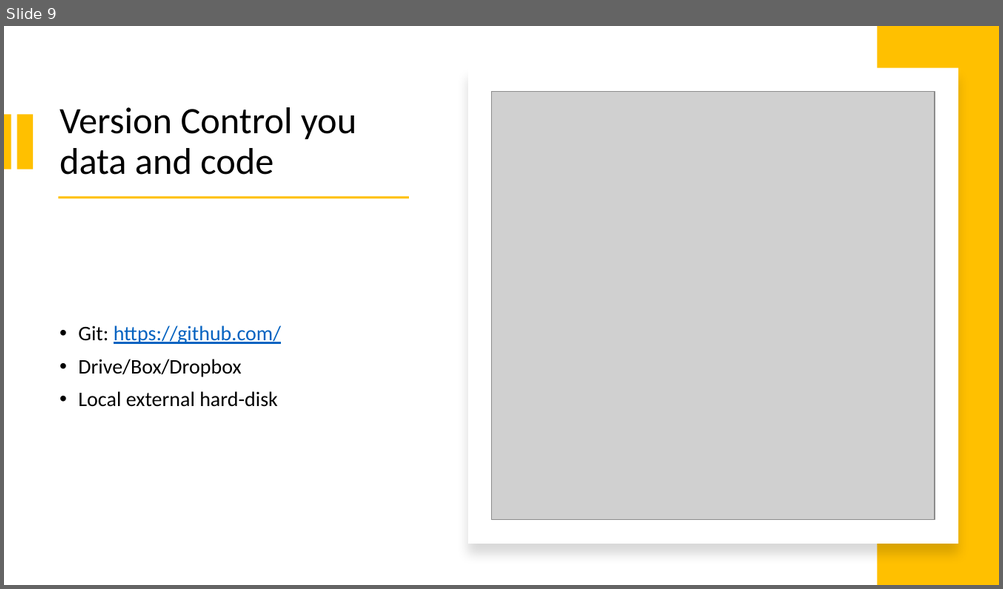
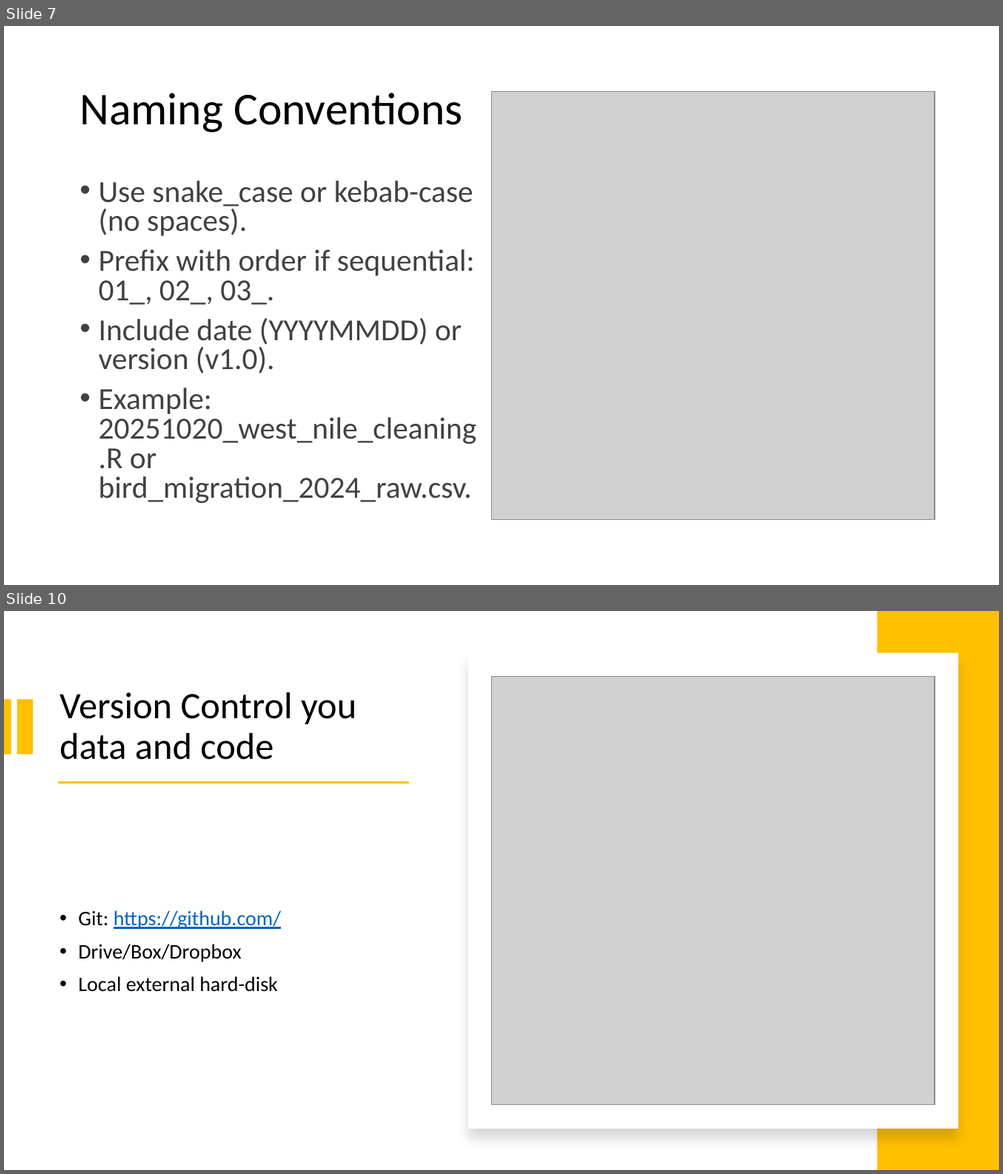
Before and after one commit to EpiPandit/MPM_200, a slide deck: Session 5/R and data management.pptx. Shown one above the other, each under a label of ours: slide 9 before the commit, slides 7 and 10 after it; the slides between them are not shown. The pictures are 1003x589 and 1003x1174 pixels, drawn with LibreOffice and Linux fonts; fonts in the diff are those of the drawing; grey boxes stand for pictures. Boxes give left, top, right and bottom in pixels: in the first picture for what was removed or moved away, otherwise in the second. Text is boxed around its words. In the diff, an @@ line names an element or a change of style, - is before the commit and + after.

```diff
--- a/Session 5/R and data management.pptx
+++ b/Session 5/R and data management.pptx
@@ slide 7 added at [4, 26, 999, 585], background #FFFFFF @@
@@ picture added at [492, 91, 934, 520] @@
@@ title added at [79, 93, 463, 133], 44 pt, text #000000 @@
+Naming Conventions
@@ text added at [99, 181, 477, 503], 29.6 pt, text #414141 @@
+• Use snake_case or kebab-case (no spaces).
+• Prefix with order if sequential: 01_, 02_, 03_.
+• Include date (YYYYMMDD) or version (v1.0).
+• Example: 20251020_west_nile_cleaning.R or bird_migration_2024_raw.csv.
@@ what was slide 9 is now slide 10 @@
```
Also in this commit, not shown: 5 slides changed, 4 other slides added, 7 slides removed, 5 other files.
